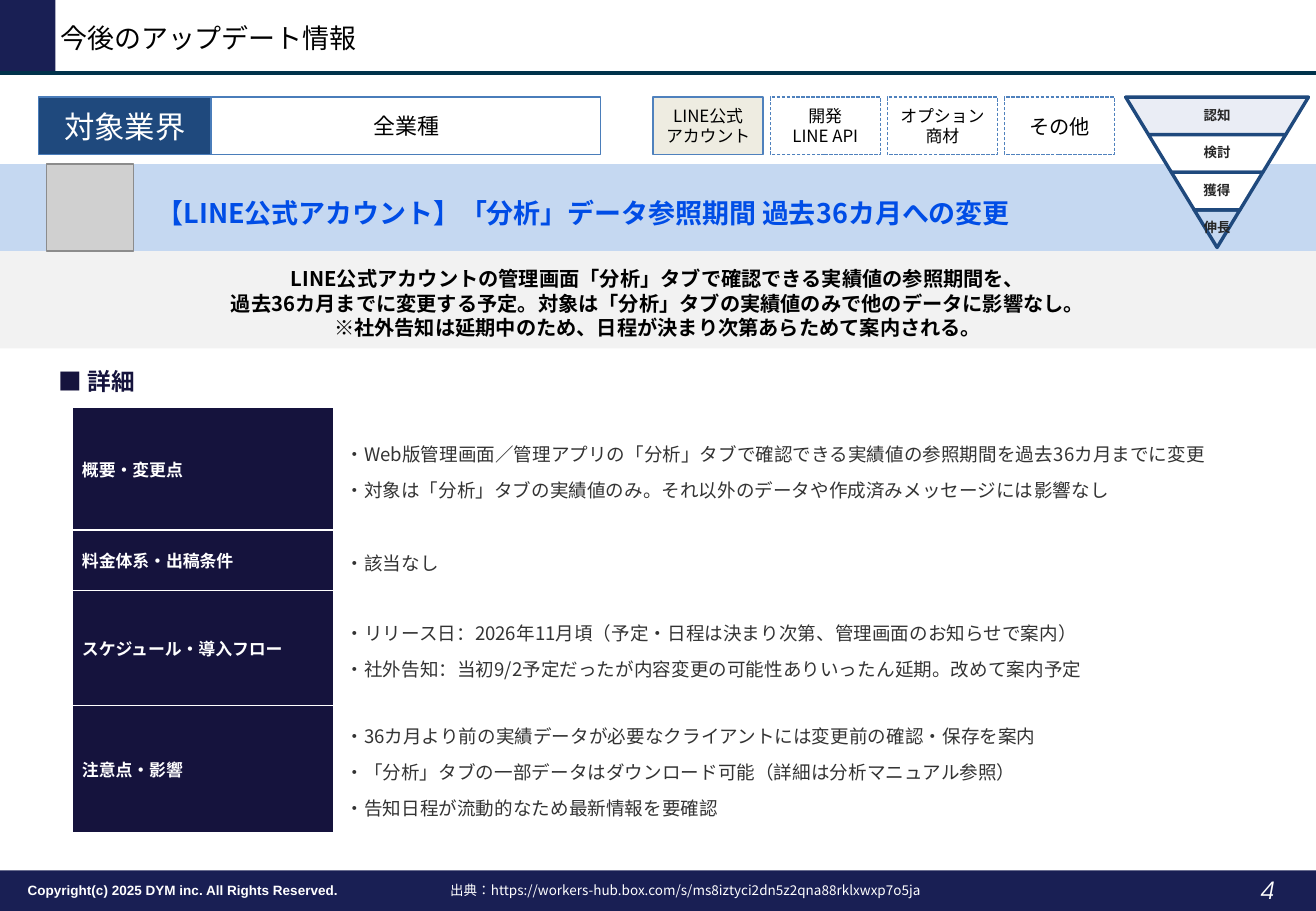
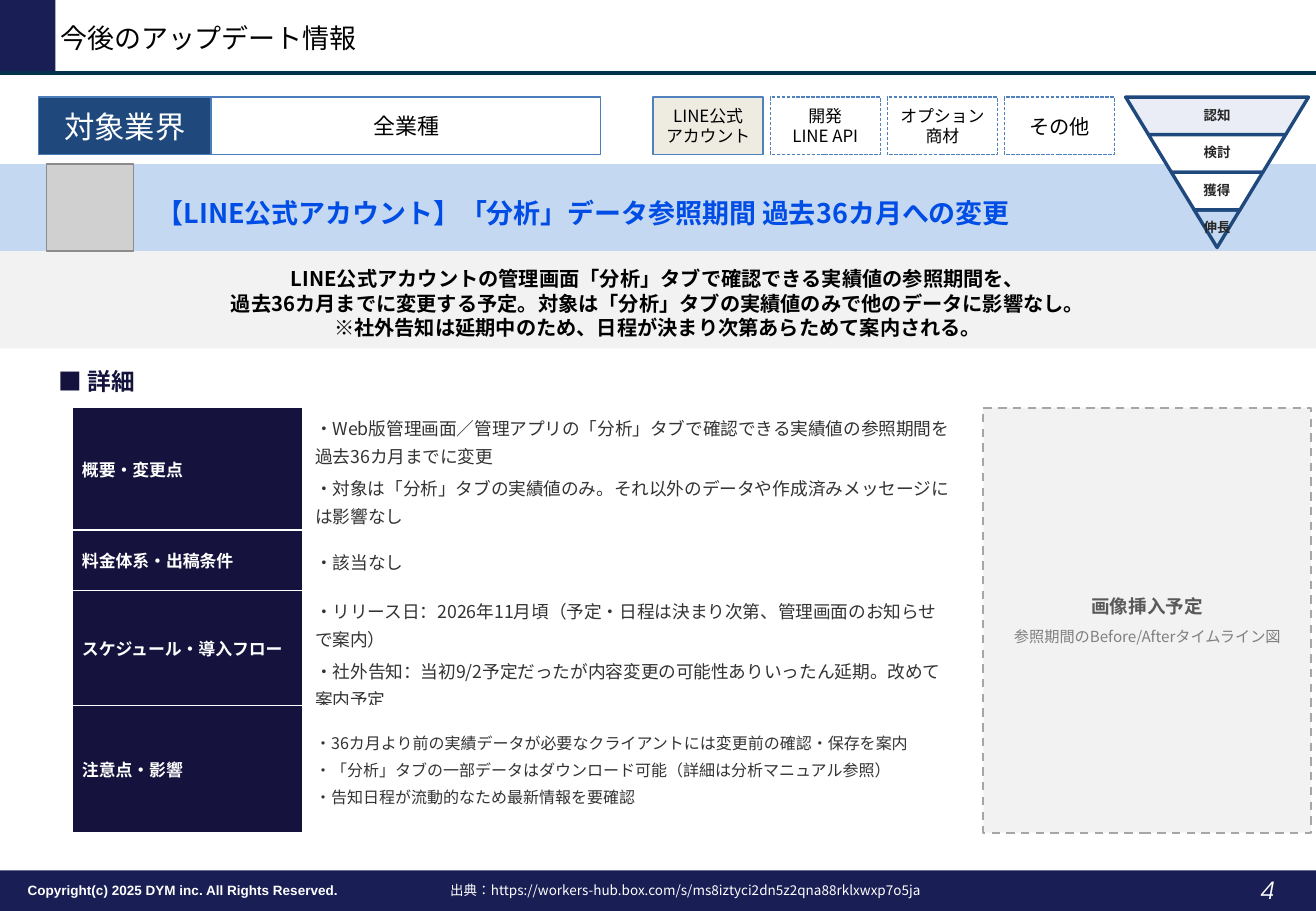
Before and after one commit to tonomura-r-dev/folder, a slide deck: slide 4 of LINEOA媒体最新情報_2026年9月トレンドレポート.pptx. Drawn at 1316x911 pixels with LibreOffice and Linux fonts; fonts in the diff are those of the drawing; grey boxes stand for pictures; background and template pictures are left out. Boxes give left, top, right and bottom in pixels: in the first picture for what was removed or moved away, otherwise in the second. Text is boxed around its words. In the diff, an @@ line names an element or a change of style, - is before the commit and + after.

```diff
--- a/LINEOA媒体最新情報_2026年9月トレンドレポート.pptx
+++ b/LINEOA媒体最新情報_2026年9月トレンドレポート.pptx
@@ table at <box>73,408,966,834</box> @@
@@ size 11 to 10.5 pt in "・Web版管理画面／管理アプリの「分析」タブで確認できる実績値の参照期間を過去36カ月までに変更", "・対象は「分析」タブの実績値のみ。それ以外のデータや作成済みメッセージには影響なし", "・該当なし", "・リリース日：2026年11月頃（予定・日程は決まり次第、管理画面のお知らせで案内）" and 1 more places @@
@@ size 11 to 9.5 pt in "・36カ月より前の実績データが必要なクライアントには変更前の確認・保存を案内", "・「分析」タブの一部データはダウンロード可能（詳細は分析マニュアル参照）", "・告知日程が流動的なため最新情報を要確認" @@
@@ line spacing 1.15 to 1.1 @@
@@ less space between paragraphs @@
@@ line spacing 1.15 to 1.05 @@
@@ table: place and size @@
-table at <box>73,408,1312,834</box>
+table at <box>73,408,966,834</box>
@@ rectangle added at <box>984,408,1312,834</box>, fill #F2F2F2, outline #A6A6A6 1.25 pt dashed, 9 pt, text #808080 @@
+画像挿入予定
+参照期間のBefore/Afterタイムライン図
```
Also in this commit, not shown: 5 other slides changed, 3 other files.
